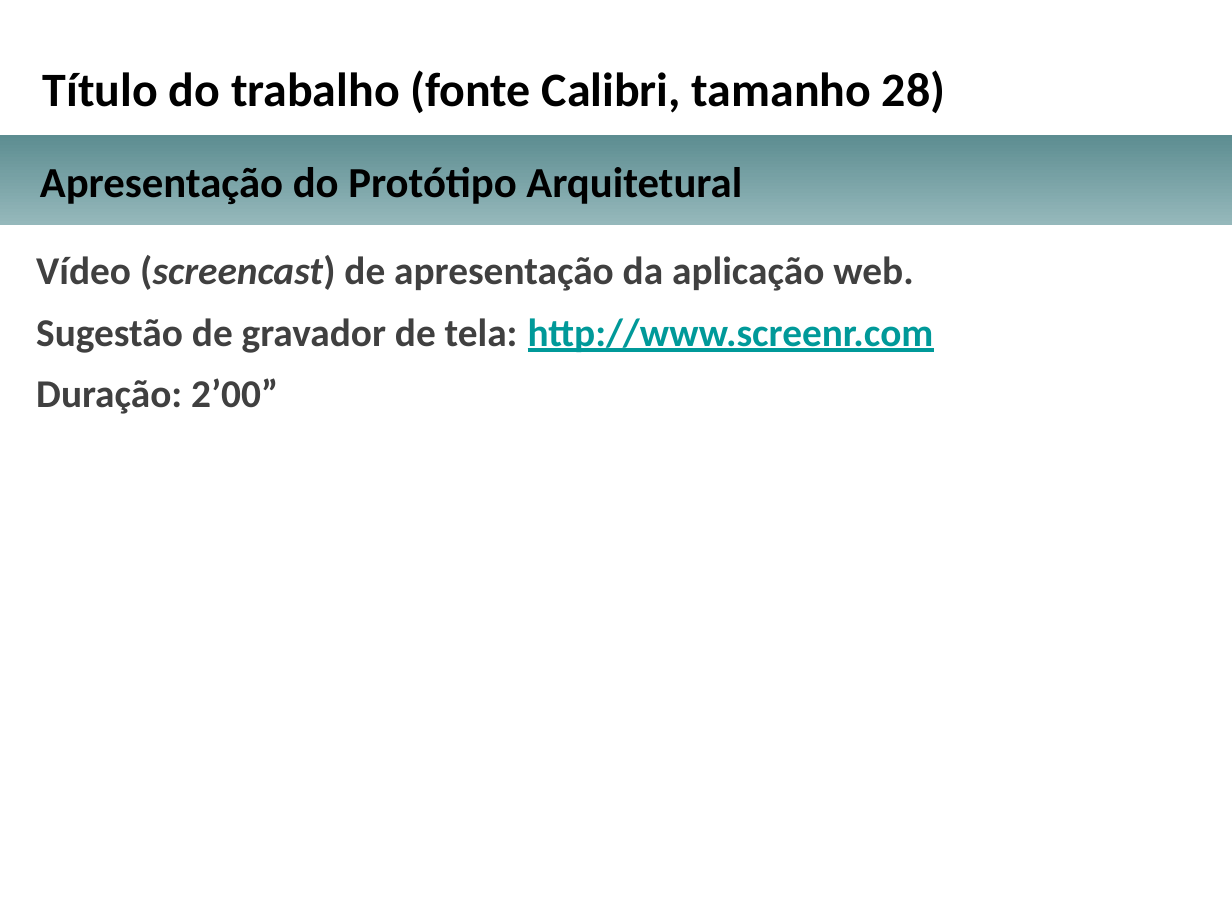
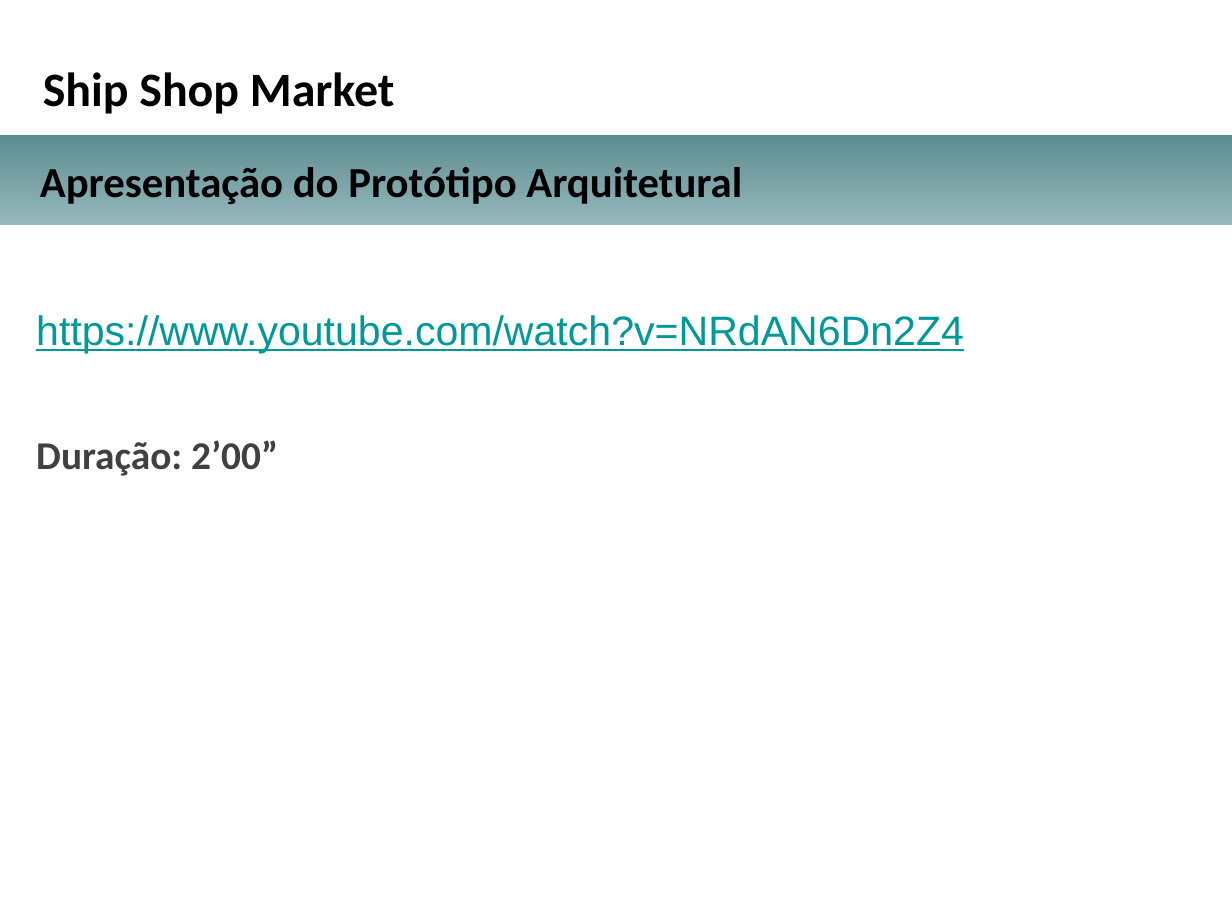
Before and after one commit to dvp333/tcc-arq-soft-dist, a slide deck: slide 9 of Enunciado e modelos/Orientação e Modelo para a Apresentação para a Banca/Apresentacao_projeto_arquitetural_TCC.pptx. Drawn at 1232x924 pixels with LibreOffice and Linux fonts; fonts in the diff are those of the drawing; background and template pictures are left out. Boxes give left, top, right and bottom in pixels: in the first picture for what was removed or moved away, otherwise in the second. Text is boxed around its words. In the diff, an @@ line names an element or a change of style, - is before the commit and + after.

```diff
--- a/Enunciado e modelos/Orientação e Modelo para a Apresentação para a Banca/Apresentacao_projeto_arquitetural_TCC.pptx
+++ b/Enunciado e modelos/Orientação e Modelo para a Apresentação para a Banca/Apresentacao_projeto_arquitetural_TCC.pptx
@@ text at (x1=43, y1=72, x2=394, y2=114): text changed @@
-Título do trabalho (fonte Calibri, tamanho 28)
+Ship Shop Market
@@ text at (x1=36, y1=315, x2=964, y2=354): text changed; size 23 to 24 pt; font Calibri to Arial; text colour #404040 to #009999; bold off @@
-Vídeo (screencast) de apresentação da aplicação web.
-Sugestão de gravador de tela: http://www.screenr.com
+https://www.youtube.com/watch?v=NRdAN6Dn2Z4
```
Also in this commit, not shown: 10 other slides changed.
